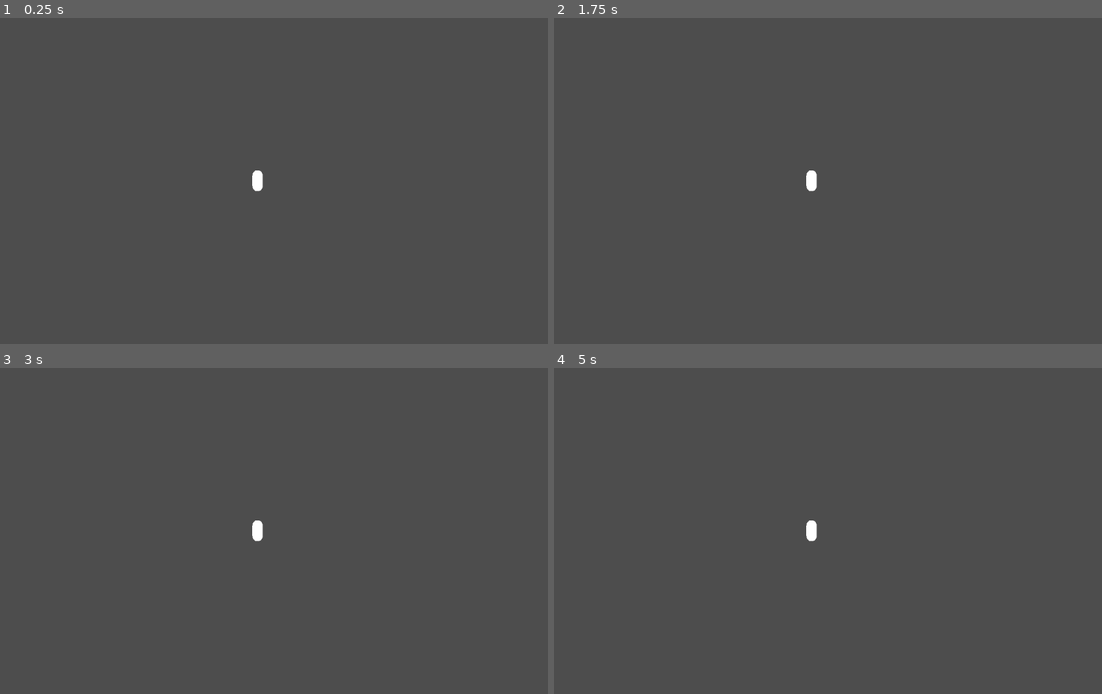
Above: before the commit, frames 1-4 (two rows, left to right).
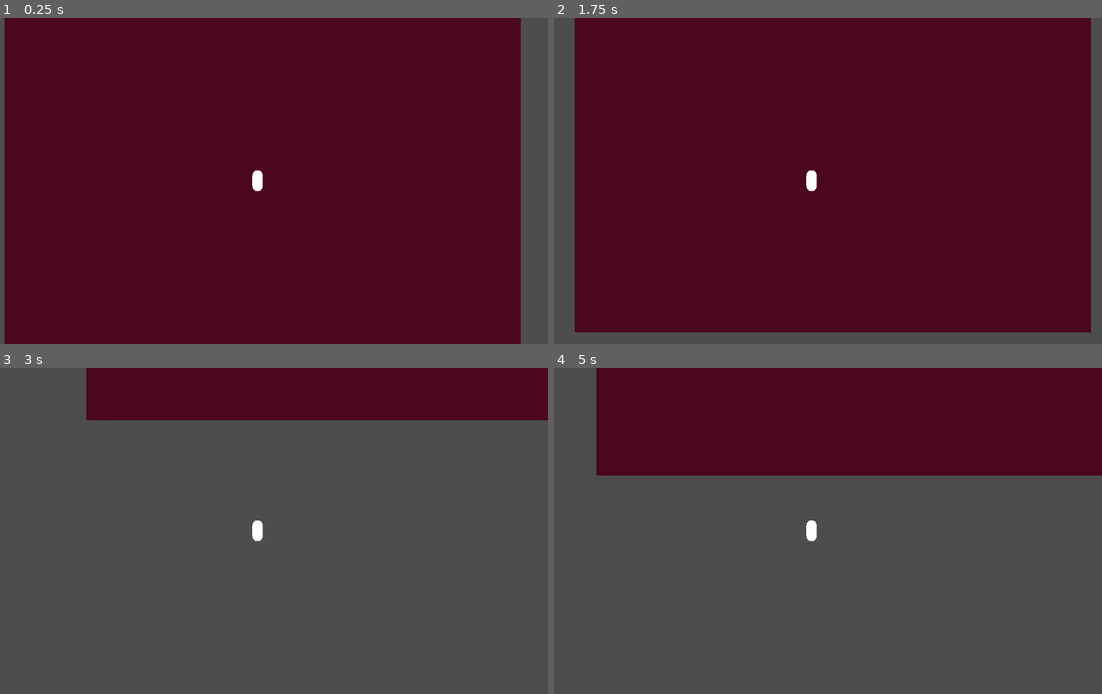
Above: after the commit, the same moments.

Repository: TrevorBuchanan/MyMarchingSquares
Game: Godot game, scene res://scenes/main.tscn
Two runs of this game, one before a commit and one after it. Both use one fixed random seed, a clock stepped at 60 frames per second and the inputs below.
Inputs:
- Up to frame 1 (0.25 s): no input
- Up to frame 2 (1.75 s): tap Enter at 0.5 s; hold D (right) 0.53-1.28 s; tap Space (jump) at 0.77, 1.52 s; hold A (left) from 1.28 s (still down)
- Up to frame 3 (3 s): release A (left) at 2.03 s; hold D (right) from 2.03 s (still down)
- Up to frame 4 (5 s): tap Space (jump) at 3.02, 3.77, 4.52 s; release D (right) at 3.53 s; hold A (left) from 3.53 s (still down)

The runs differ from the first frame. In frame 1, 94% of the frame differs, in the area x 0-96%, y 0-100%; in frame 2, 91%; in frame 3, 14%; in frame 4, 30%.

Commit message:
Adding chunk manager info

Diff:
--- a/scenes/chunks_holder.tscn
+++ b/scenes/chunks_holder.tscn
@@ -9,7 +9,6 @@
 
 [node name="ChunksHolder" type="Node2D"]
 script = ExtResource("1_tqyqx")
-player = NodePath("")
 
 [node name="MeshInstance2D" type="MeshInstance2D" parent="."]
 mesh = SubResource("QuadMesh_7pyu1")
--- a/scenes/main.tscn
+++ b/scenes/main.tscn
@@ -1,7 +1,8 @@
-[gd_scene load_steps=3 format=3 uid="uid://17e5qe0aib2l"]
+[gd_scene load_steps=4 format=3 uid="uid://17e5qe0aib2l"]
 
 [ext_resource type="PackedScene" uid="uid://dbsorfm41y3rp" path="res://scenes/player2D.tscn" id="1_ns0dy"]
 [ext_resource type="PackedScene" uid="uid://c0anjecciyo2u" path="res://scenes/marching_squares.tscn" id="2_qgjd0"]
+[ext_resource type="PackedScene" uid="uid://dvaluwsth8pou" path="res://scenes/chunks_holder.tscn" id="2_wkog7"]
 
 [node name="Main" type="Node"]
 
@@ -10,4 +11,7 @@
 show_grid = true
 show_points = true
 
+[node name="ChunksHolder" parent="." node_paths=PackedStringArray("viewer") instance=ExtResource("2_wkog7")]
+viewer = NodePath("../Player2D")
+
 [node name="Player2D" parent="." instance=ExtResource("1_ns0dy")]
--- a/scenes/marching_squares.tscn
+++ b/scenes/marching_squares.tscn
@@ -28,5 +28,6 @@
 collision_container = NodePath("CollisionContainer")
 
 [node name="CollisionContainer" type="StaticBody2D" parent="."]
+visible = false
 
 [node name="MeshInstance2D" type="MeshInstance2D" parent="."]
--- /dev/null
+++ b/scripts/chunk.gd
@@ -0,0 +1,20 @@
+extends Object
+
+# Define properties
+var color : Color
+var source_position : Vector2
+
+
+# Constructor
+func _init(color : Color = Color.BLACK):
+	self.color = color
+
+
+# Define a method to get information
+func get_color() -> Color:
+	return color
+
+
+# Method ot get source position
+func get_source_position() -> Vector2:
+	return source_position
--- a/scripts/chunks_manager.gd
+++ b/scripts/chunks_manager.gd
@@ -1,12 +1,53 @@
 extends Node2D
 
-@export var player : NodePath
+@export var viewer : Node2D
+
+const Chunk = preload("res://scripts/chunk.gd")
+var visible_chucks : Array[Chunk] = []
+var cached_chunks: Dictionary = {}
+
+
 
 # Called when the node enters the scene tree for the first time.
 func _ready():
-	pass # Replace with function body.
+	if viewer:
+		print(viewer.position)
+		# load surrounding chunks
+		pass
+	else:
+		print("No active viewer found")
+		# load no chunks
+
+	# Generate a random color
+	var random_color = Color(
+		randf(),  # Random value between 0 and 1 for red
+		randf(),  # Random value between 0 and 1 for green
+		randf(),  # Random value between 0 and 1 for blue
+		1.0       # Alpha (opacity) value set to 1 for full opacity
+	)
+
+	# Set the modulate property of the Sprite2D to the random color
+	modulate = random_color
 
 
-# Called every frame. 'delta' is the elapsed time since the previous frame.
-func _process(delta):
+func load_chunk():
+	# Check if chunk data has been saved in cache
+	# if so then reload it
+	# otherwise go to load new chunk
 	pass
+
+
+func load_new_chuck():
+	# Load new chunk
+	# Save chunk
+	pass
+
+
+func save_chunk():
+	# Add chunk to cache of explored chunks
+	pass
+
+
+func unload_chunk():
+	# Remove chunk from list of chunks in view
+	pass
